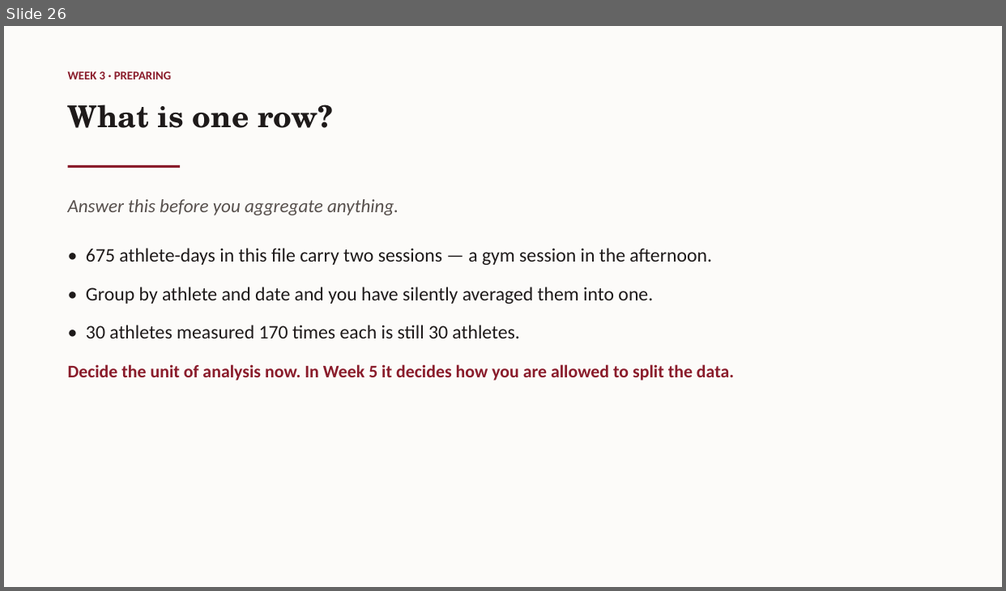
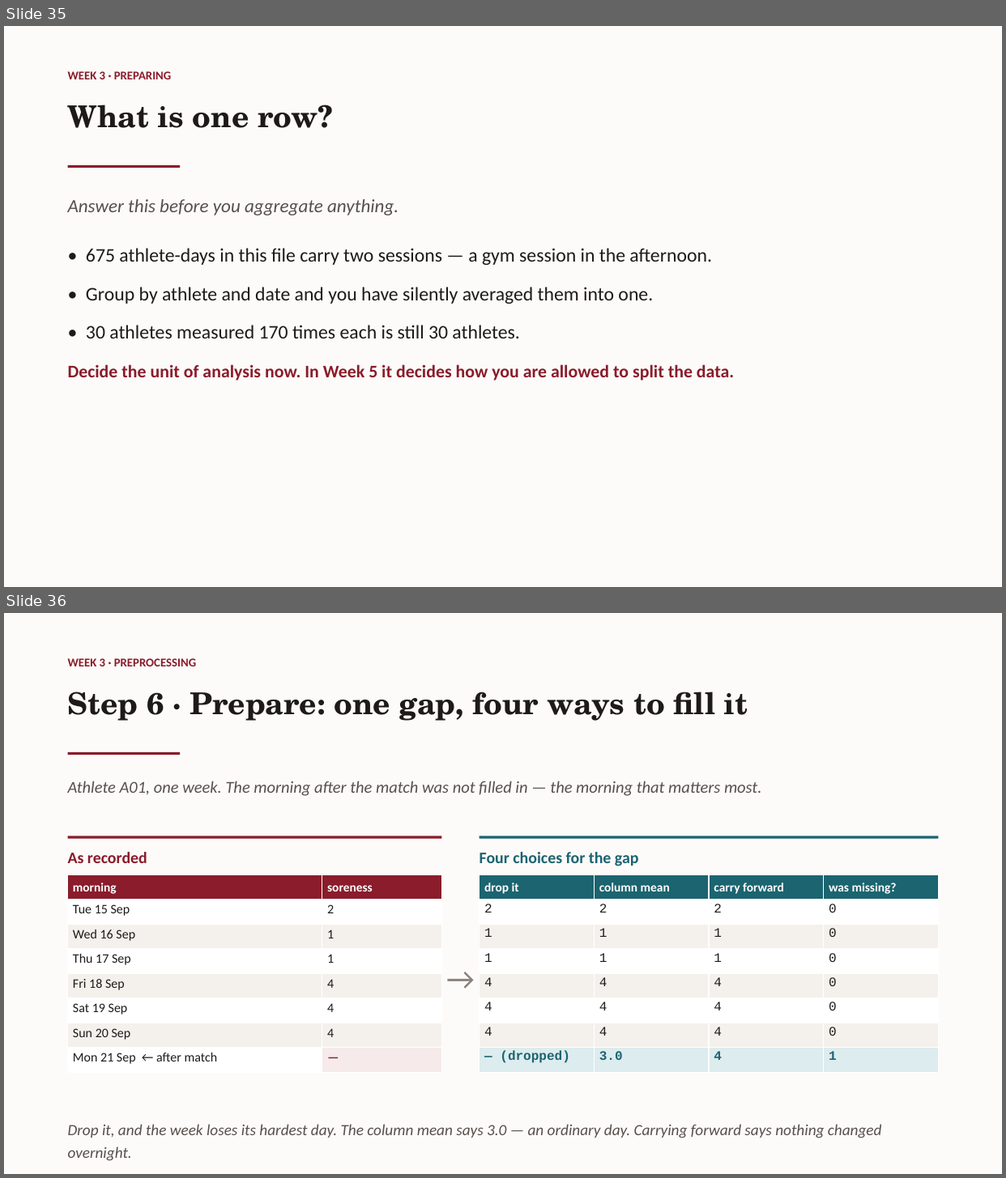
Before and after one commit to galipaydin/pes3850, a slide deck: lectures/week03/slides.pptx. Shown one above the other, each under a label of ours: slide 26 before the commit, slides 35 and 36 after it. The pictures are 1006x591 and 1006x1178 pixels, drawn with LibreOffice and Linux fonts; fonts in the diff are those of the drawing. Boxes give left, top, right and bottom in pixels: in the first picture for what was removed or moved away, otherwise in the second. Text is boxed around its words. In the diff, an @@ line names an element or a change of style, - is before the commit and + after.

Commit message:
Week 3 slides: worked examples for preprocessing, analysis and machine learning

```diff
--- a/lectures/week03/slides.pptx
+++ b/lectures/week03/slides.pptx
@@ slide 36 added at <box>4,613,1002,1174</box>, background #FCFBF9 @@
@@ text added at <box>68,658,196,666</box>, 11.5 pt, text #8A1C2B, bold @@
+WEEK 3 · PREPROCESSING
@@ text added at <box>68,692,748,721</box>, 29 pt, text #1E1A1A, bold @@
+Step 6 · Prepare: one gap, four ways to fill it
@@ rectangle added at <box>68,752,180,756</box>, fill #8A1C2B @@
@@ text added at <box>68,781,761,796</box>, 16 pt, text #57504D, italic @@
+Athlete A01, one week. The morning after the match was not filled in — the morning that matters most.
@@ rectangle added at <box>68,836,442,839</box>, fill #8A1C2B @@
@@ text added at <box>68,852,147,863</box>, 15.5 pt, text #8A1C2B, bold @@
+As recorded
@@ rectangle added at <box>479,836,938,839</box>, fill #1B6470 @@
@@ text added at <box>479,852,639,867</box>, 15.5 pt, text #1B6470, bold @@
+Four choices for the gap
@@ table added at <box>68,875,442,1072</box>, 8 rows, 2 columns @@
+morning | soreness
+Tue 15 Sep | 2
+Wed 16 Sep | 1
+Thu 17 Sep | 1
+Fri 18 Sep | 4
+Sat 19 Sep | 4
+Sun 20 Sep | 4
+Mon 21 Sep ← after match | —
@@ table added at <box>479,875,938,1072</box>, 8 rows, 4 columns @@
+drop it | column mean | carry forward | was missing?
+2 | 2 | 2 | 0
+1 | 1 | 1 | 0
+1 | 1 | 1 | 0
+4 | 4 | 4 | 0
+4 | 4 | 4 | 0
+4 | 4 | 4 | 0
+— (dropped) | 3.0 | 4 | 1
@@ text added at <box>442,952,479,996</box>, 30 pt, text #8B807C @@
+→
@@ text added at <box>68,1124,882,1161</box>, 15 pt, text #57504D, italic @@
+Drop it, and the week loses its hardest day. The column mean says 3.0 — an ordinary day. Carrying forward says nothing changed overnight.
@@ what was slide 26 is now slide 35 @@
```
Also in this commit, not shown: 34 other slides added, 2 other files.
